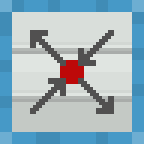
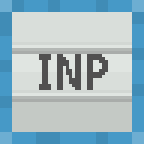
Revision of a layered 144px x 144px image; what changed, layer by layer:
hid "broker" over (x1=30, y1=30, x2=114, y2=114)
added layer "input" above "IOM" over (x1=39, y1=54, x2=108, y2=90)
